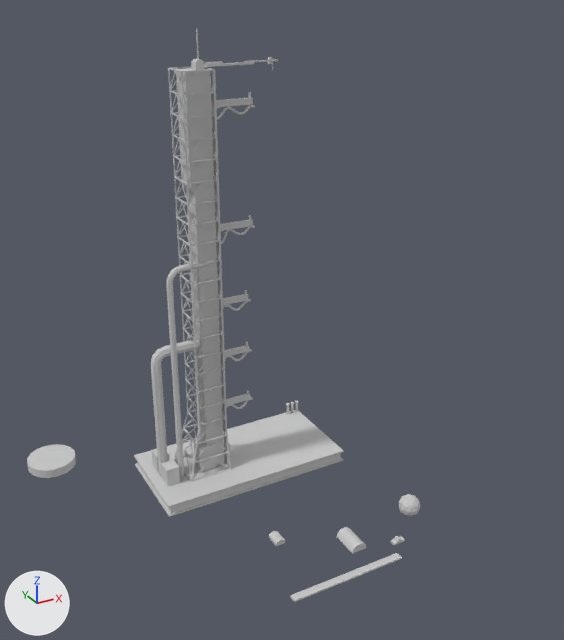
An edit to the FBX model Project/Assets/Models/LaunchTower.FBX, drawn before and after from the same camera.
The view is the same before and after, from a camera (50 mm lens) standing at (-200.0, -153.0, 191.0) and looking at (-59.0, 104.0, 63.0). The axes (+X, +Y, +Z) are drawn at lower left. The lights are the same throughout. Where no turn or scale is listed for an object, it has been applied to the vertices.

Names of what the first picture shows: 'LaunchTower', 'Strip01', 'Tank01'.
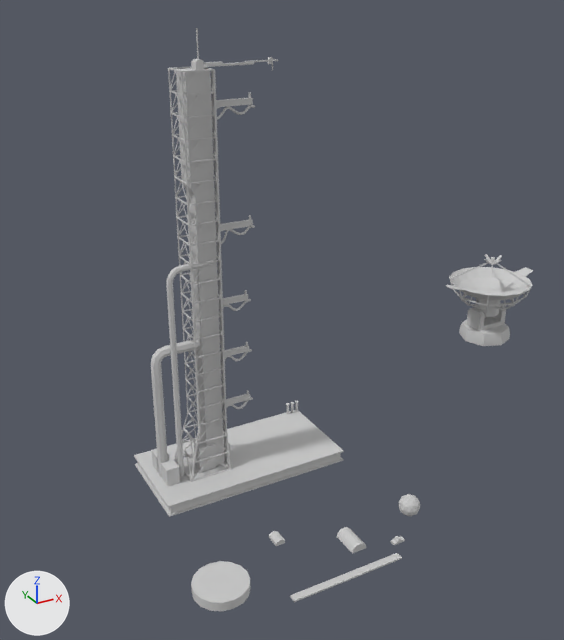
The change in detail:
Mesh me_radar_bracket_ncl1_1 is new.
It has 53 vertices, 50 faces and spans x -13.8..13.8, y -13.8..13.8, z 0.0..17.8.
It uses material mat_environmenttexture (its picture is missing).
Mesh me_radar_dish_ncl1_1 is new.
It has 604 vertices, 972 faces and spans x -29.8..29.8, y -22.2..22.2, z -2.8..30.7.
It uses material mat_environmenttexture (its picture is missing).
Object 'Tank01' (ob_tank01) moves from (-150.4, 142.3, 0.0) to (-118.4, 39.1, 0.0).
Object 'Radar_Bracket' (ob_radar_bracket) is new; it shows me_radar_bracket_ncl1_1.
Its location is (93.0, 143.9, 5.6).
Object 'Radar_Dish' (ob_radar_dish) is new; it shows me_radar_dish_ncl1_1.
Its location is (93.0, 143.9, 21.8).

Pixel boxes [x1, y1, x2, y2] of what changed, in the pictures (564 x 640 px):
'Tank01', moved: before [27, 444, 76, 478]; after [191, 561, 251, 611]
'Radar_Dish', added: after [446, 254, 533, 317]
'Radar_Bracket', added: after [459, 305, 510, 346]
